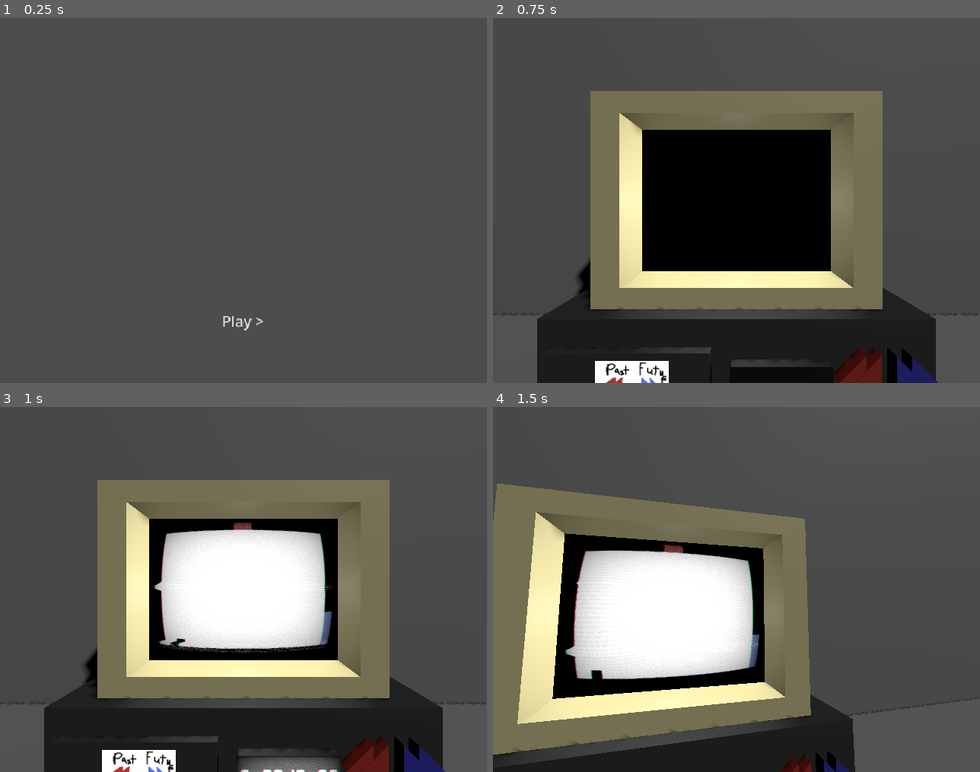
Above: before the commit, frames 1-4 (two rows, left to right).
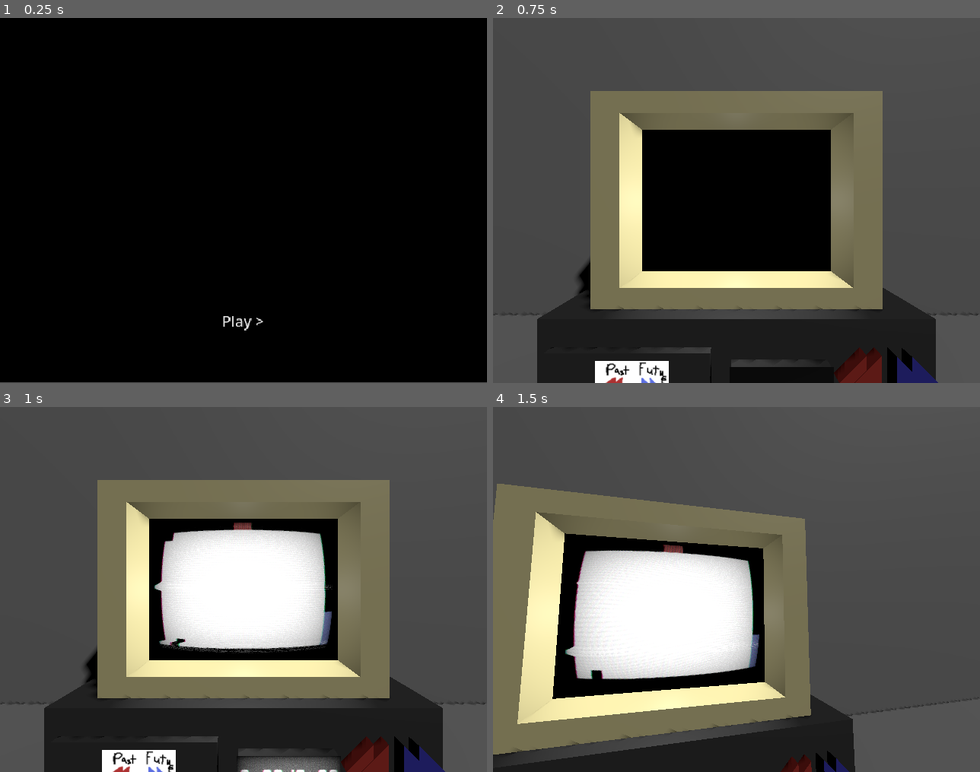
Above: after the commit, the same moments.

Repository: OwOmay/hc-haven
Game: Godot game, scene res://scenes/menu/splash.tscn
The game is run twice, just before and just after one commit, with the same random seed, the same clock (stepped at 60 frames per second) and the same inputs. Video files are missing from this copy of the repository; at most half a second of black plays in their place.
Inputs (mouse positions are in pixels of both pictures, inside the frame that each line leads up to):
- Up to frame 1 (0.25 s): no input
- Up to frame 2 (0.75 s): click "Play >" at 0.5 s
- Up to frame 3 (1 s): no input
- Up to frame 4 (1.5 s): tap Enter at 1.25 s; move the mouse to (843, 571) at 1.27 s; hold D (move_right) from 1.28 s (still down); hold Enter from 1.28 s (still down); click (843, 571) at 1.42 s

The runs differ from the first frame. In frame 1, 100% of the frame differs, in the area x 0-100%, y 0-100%; in frame 2, nothing differs; in frame 3, less than 0.1%; in frame 4, nothing differs.

Commit message:
add videos

Diff:
--- a/scenes/game/Video_Handler.gd
+++ b/scenes/game/Video_Handler.gd
@@ -2,4 +2,4 @@
 
 func _ready() -> void:
 	WorldStateHandler.gameStateMachine.on_transition_to_String("Intro_Video", func(): print("Playing Intro Video"))
-	finished.connect(WorldStateHandler.gameStateMachine.transition_to_String.bind("In_Game"))
+	finished.connect(func(): hide(); WorldStateHandler.gameStateMachine.transition_to_String("In_Game"))
--- a/scenes/game/game_view.tscn
+++ b/scenes/game/game_view.tscn
@@ -3,6 +3,7 @@
 [ext_resource type="PackedScene" uid="uid://duiuci0gdwuac" path="res://assets/crt.glb" id="1_vb4xb"]
 [ext_resource type="PackedScene" uid="uid://s6nwu0o0b20f" path="res://scenes/game/game.tscn" id="2_h21cg"]
 [ext_resource type="Script" uid="uid://xh416tvaxfo2" path="res://scenes/game/Video_Handler.gd" id="3_28sfj"]
+[ext_resource type="VideoStream" uid="uid://bo0j487xsnc3w" path="res://assets/Videos/boot.ogv" id="3_hh0oa"]
 [ext_resource type="Shader" uid="uid://ddqhugcwuxwof" path="res://assets/crt.gdshader" id="3_mou6v"]
 [ext_resource type="Script" uid="uid://cf8ayss7w3gkm" path="res://scenes/game/camera_rig.gd" id="4_4nubl"]
 [ext_resource type="Script" uid="uid://dulqy2hpytwee" path="res://scenes/game/rwnd.gd" id="6_8usey"]
@@ -364,8 +365,12 @@
 [node name="Game" parent="SubViewport" unique_id=830499620 instance=ExtResource("2_h21cg")]
 
 [node name="VideoStreamPlayer" type="VideoStreamPlayer" parent="SubViewport" unique_id=768047262]
-offset_right = 40.0
-offset_bottom = 40.0
+anchors_preset = 15
+anchor_right = 1.0
+anchor_bottom = 1.0
+grow_horizontal = 2
+grow_vertical = 2
+stream = ExtResource("3_hh0oa")
 autoplay = true
 script = ExtResource("3_28sfj")
 
--- a/scenes/menu/menu.tscn
+++ b/scenes/menu/menu.tscn
@@ -1,6 +1,7 @@
 [gd_scene format=3 uid="uid://78epaij73mdy"]
 
 [ext_resource type="Script" uid="uid://b146fmwwaslvu" path="res://scenes/menu/menu.gd" id="1_klgdb"]
+[ext_resource type="VideoStream" uid="uid://c7qgjmbd4iwyu" path="res://assets/Videos/launch.ogv" id="2_mcvr8"]
 
 [node name="Menu" type="Control" unique_id=2027988290]
 layout_mode = 3
@@ -11,6 +12,18 @@
 grow_vertical = 2
 scale = Vector2(1, 0.9989246)
 script = ExtResource("1_klgdb")
+
+[node name="VideoStreamPlayer" type="VideoStreamPlayer" parent="." unique_id=967663925]
+layout_mode = 1
+anchors_preset = 15
+anchor_right = 1.0
+anchor_bottom = 1.0
+grow_horizontal = 2
+grow_vertical = 2
+stream = ExtResource("2_mcvr8")
+autoplay = true
+expand = true
+loop = true
 
 [node name="Button" type="Button" parent="." unique_id=1894448433]
 layout_mode = 1
@@ -29,6 +42,4 @@
 text = "Play >"
 flat = true
 
-[node name="Sprite2D" type="Sprite2D" parent="." unique_id=1800615727]
-
 [connection signal="pressed" from="Button" to="." method="_on_button_pressed"]
Not shown, added: assets/Videos/boot.ogv.uid
Not shown, added: assets/Videos/launch.ogv.uid
Not shown, added: assets/Videos/boot.ogv
Not shown, removed: assets/Videos/download.mp4
Not shown, added: assets/Videos/launch.ogv
Not shown, removed: scenes/menu/download (2).mp4
Not shown, removed: scenes/menu/download.mp4
